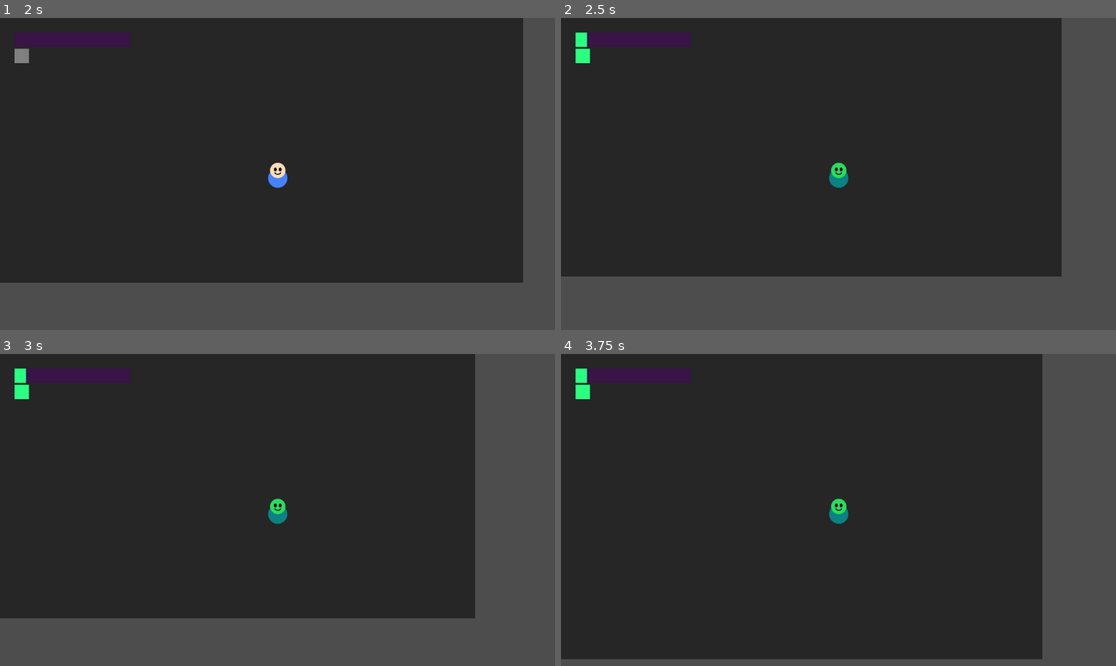
Above: before the commit, frames 1-4 (two rows, left to right).
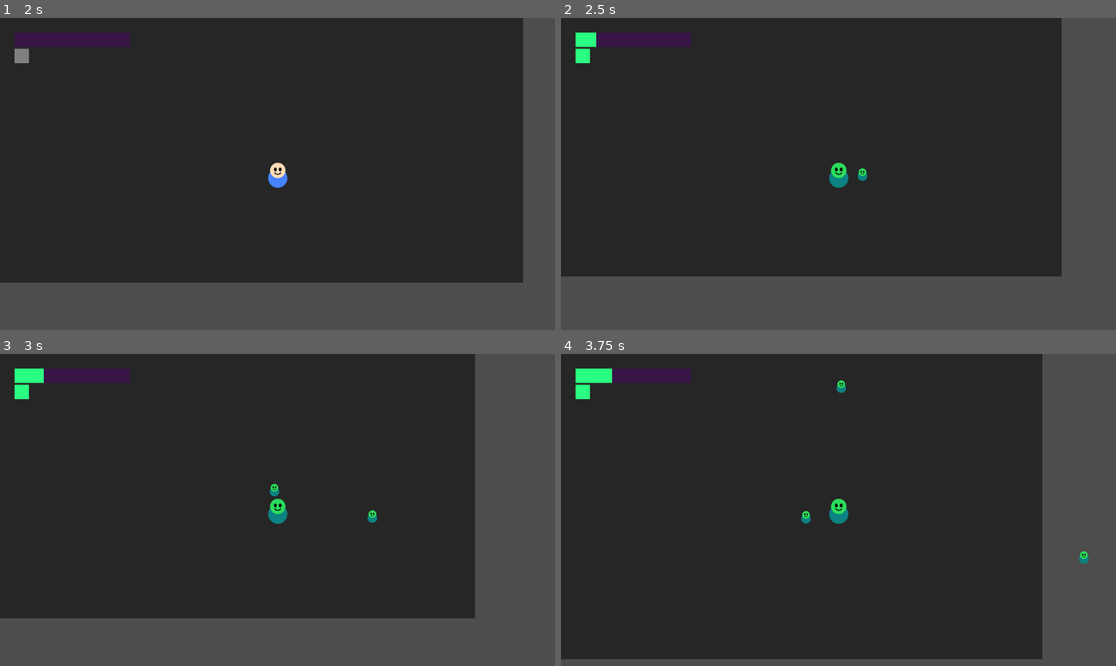
Above: after the commit, the same moments.

Repository: Iquitim/anel-de-iquitim
Game: Godot game, scene res://world/test_world.tscn
The game is run twice, just before and just after one commit, with the same random seed, the same clock (stepped at 60 frames per second) and the same inputs.
Inputs:
- Up to frame 1 (2 s): tap Enter at 0.5 s; hold Right (ui_right) 0.53-1.28 s; hold Z (attack, bound only after the commit) 0.53-1.28 s; hold Down (ui_down) from 1.28 s (still down); tap Space (dash) at 1.35 s; tap Z (attack, bound only after the commit) at 1.55 s
- Up to frame 2 (2.5 s): release Down (ui_down) at 2.03 s; hold Right (ui_right) from 2.03 s (still down); hold Tab (toggle_ring) from 2.03 s (still down); tap Z (attack, bound only after the commit) at 2.3 s
- Up to frame 3 (3 s): release Right (ui_right) at 2.78 s; release Tab (toggle_ring) at 2.78 s; hold Up (ui_up) from 2.78 s (still down); tap Z (attack, bound only after the commit) at 2.85 s
- Up to frame 4 (3.75 s): release Up (ui_up) at 3.53 s; hold Left (ui_left) from 3.53 s (still down); hold Z (attack, bound only after the commit) from 3.53 s (still down)

Frame 1 is identical in both runs. In frame 2, 0.1% of the frame differs, in the area x 4-56%, y 4-53%; in frame 3, 0.3%; in frame 4, 0.4%, in the area x 4-96%, y 4-68%.

Commit message:
feat: Implement Fireball attack with possession cost and decay

Diff:
--- a/entities/player/player_controller.gd
+++ b/entities/player/player_controller.gd
@@ -35,6 +35,8 @@
 @onready var health_component: HealthComponent = $HealthComponent
 @onready var sprite: Sprite2D = $Sprite2D
 
+var fireball_scene: PackedScene = preload("res://entities/projectiles/fireball.tscn")
+
 func _ready() -> void:
 	# Configurar dependências
 	if possession_component and health_component:
@@ -59,6 +61,8 @@
 		toggle_ring_state()
 	elif event.is_action_pressed("dash") and can_dash and current_state != State.DASH:
 		start_dash()
+	elif event.is_action_pressed("attack"):
+		attack()
 
 # --- Lógica de Estados ---
 
@@ -112,6 +116,32 @@
 		can_dash = true
 		print("Dash pronto!")
 
+func attack() -> void:
+	# Só pode atacar com Anel Ativado (GDD)
+	if not is_ring_active:
+		return
+
+	# Instanciar Fireball
+	var fireball = fireball_scene.instantiate()
+	fireball.global_position = global_position
+
+	# Direção do tiro (mouse ou movimento)
+	# Por enquanto, usa a direção do movimento ou direita se parado
+	var direction = Vector2.RIGHT
+	var input_vector = Input.get_vector("ui_left", "ui_right", "ui_up", "ui_down")
+	if input_vector != Vector2.ZERO:
+		direction = input_vector.normalized()
+	elif velocity != Vector2.ZERO:
+		direction = velocity.normalized()
+
+	fireball.direction = direction
+	get_parent().add_child(fireball)
+
+	# Custo de Possessão (+10%)
+	if possession_component:
+		possession_component.add_possession(10.0)
+		print("🔥 Ataque! Possessão +10%")
+
 # --- Física e Movimento ---
 
 func get_target_speed() -> float:
--- /dev/null
+++ b/entities/projectiles/fireball.gd
@@ -0,0 +1,32 @@
+class_name Fireball
+extends Area2D
+
+## Projétil de Fogo Verde (Anel)
+##
+## Causa dano em inimigos e desaparece.
+
+@export var speed: float = 400.0
+@export var damage: float = 10.0
+@export var lifetime: float = 2.0
+
+var direction: Vector2 = Vector2.RIGHT
+
+func _ready() -> void:
+	# Destruir após tempo de vida
+	await get_tree().create_timer(lifetime).timeout
+	queue_free()
+
+func _physics_process(delta: float) -> void:
+	position += direction * speed * delta
+
+func _on_body_entered(body: Node2D) -> void:
+	# Ignorar o player
+	if body is PlayerController:
+		return
+
+	# TODO: Causar dano se for inimigo (quando tivermos inimigos)
+	# if body.has_method("take_damage"):
+	# 	body.take_damage(damage)
+
+	# Destruir ao bater em parede ou inimigo
+	queue_free()
--- /dev/null
+++ b/entities/projectiles/fireball.tscn
@@ -0,0 +1,20 @@
+[gd_scene load_steps=4 format=3]
+
+[ext_resource type="Script" path="res://entities/projectiles/fireball.gd" id="1_script"]
+[ext_resource type="Texture2D" uid="uid://dw5k8m3xr9vn" path="res://assets/sprites/player_simple.png" id="2_sprite"]
+
+[sub_resource type="CircleShape2D" id="CircleShape2D_1"]
+radius = 8.0
+
+[node name="Fireball" type="Area2D"]
+script = ExtResource("1_script")
+
+[node name="Sprite2D" type="Sprite2D" parent="."]
+modulate = Color(0.17, 1.0, 0.51, 1)
+scale = Vector2(0.5, 0.5)
+texture = ExtResource("2_sprite")
+
+[node name="CollisionShape2D" type="CollisionShape2D" parent="."]
+shape = SubResource("CircleShape2D_1")
+
+[connection signal="body_entered" from="." to="." method="_on_body_entered"]
--- a/project.godot
+++ b/project.godot
@@ -32,3 +32,8 @@
 "events": [Object(InputEventKey,"resource_local_to_scene":false,"resource_name":"","device":0,"window_id":0,"alt_presse …(189 unchanged characters)…
 ]
 }
+attack={
+"deadzone": 0.2,
+"events": [Object(InputEventKey,"resource_local_to_scene":false,"resource_name":"","device":0,"window_id":0,"alt_pressed":false,"shift_pressed":false,"ctrl_pressed":false,"meta_pressed":false,"pressed":false,"keycode":0,"physical_keycode":90,"key_label":0,"unicode":0,"location":0,"echo":false,"script":null)
+]
+}
--- a/systems/possession_component.gd
+++ b/systems/possession_component.gd
@@ -6,7 +6,7 @@
 ## Monitora Vida vs Possessão e emite sinais críticos.
 
 @export var max_health: float = 100.0
-@export var possession_decay_rate: float = 1.0 # Quanto a possessão cai por segundo (se houver mecânica de alívio passivo)
+@export var possession_decay_rate: float = 5.0 # 10% em 2s = 5%/s
 @export var health_component: HealthComponent
 
 var current_possession: float = 0.0
@@ -22,7 +22,14 @@
 	add_child(iquitim_cooldown_timer)
 
 func _process(delta: float) -> void:
+	_handle_decay(delta)
 	_check_possession_limit()
+
+func _handle_decay(delta: float) -> void:
+	if current_possession > 0:
+		current_possession -= possession_decay_rate * delta
+		current_possession = max(0.0, current_possession)
+		SignalBus.possession_updated.emit(current_possession, max_health)
 
 func add_possession(amount: float) -> void:
 	current_possession += amount
--- a/world/test_world.tscn
+++ b/world/test_world.tscn
@@ -1,4 +1,4 @@
-[gd_scene load_steps=3 format=3]
+[gd_scene load_steps=3 format=3 uid="uid://ch4fr6ffx53se"]
 
 [ext_resource type="PackedScene" path="res://entities/player/player.tscn" id="1_player"]
 [ext_resource type="PackedScene" path="res://ui/hud_overlay.tscn" id="2_hud"]
